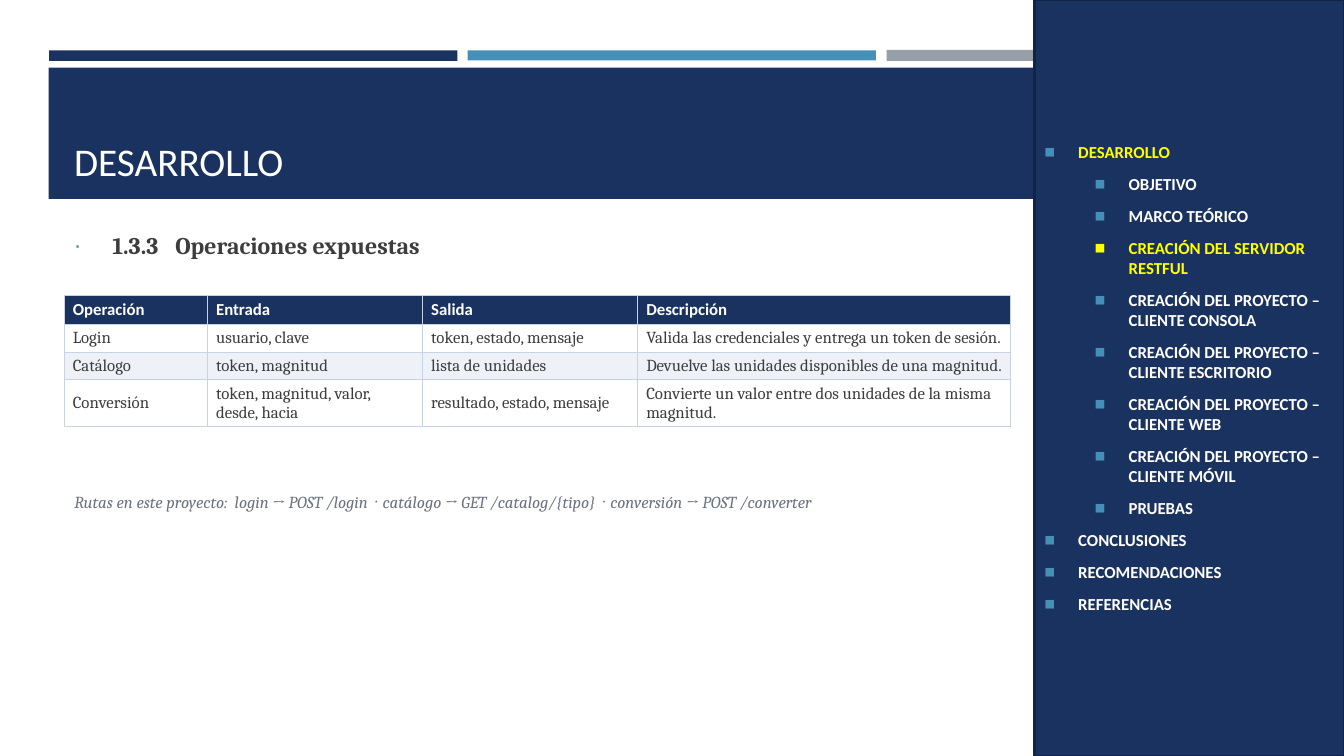
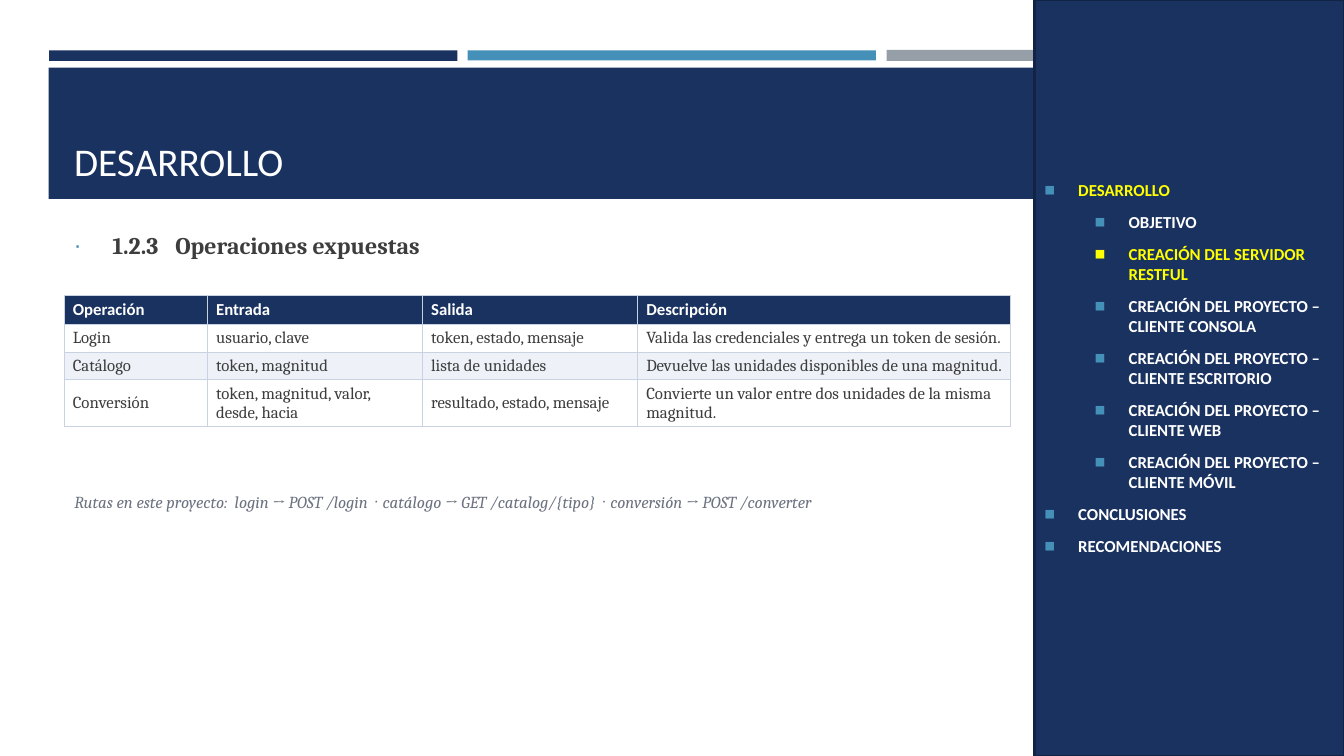
Before and after one commit to IMarcusDev/TI.1.4.-PAO202651_RESTFUL_DOTNET_SINBDD_NRC_36883_GR04, a slide deck: slide 6 of 05. DOCUMENTACION/PRESENTACION TI.1.4. RESTFUL sin BDD en DOTNET GR4.pptx (slide 10 before the commit). Drawn at 1344x756 pixels with LibreOffice and Linux fonts; fonts in the diff are those of the drawing. Boxes give left, top, right and bottom in pixels: in the first picture for what was removed or moved away, otherwise in the second. Text is boxed around its words. In the diff, an @@ line names an element or a change of style, - is before the commit and + after.

```diff
--- a/05. DOCUMENTACION/PRESENTACION TI.1.4. RESTFUL sin BDD en DOTNET GR4.pptx
+++ b/05. DOCUMENTACION/PRESENTACION TI.1.4. RESTFUL sin BDD en DOTNET GR4.pptx
@@ text in rectangle at bbox=[1129, 209, 1249, 222]: paragraph removed @@
-  ◼ MARCO TEÓRICO
@@ text at bbox=[112, 237, 420, 259]: text changed @@
-∙ 1.3.3 Operaciones expuestas
+∙ 1.2.3 Operaciones expuestas
@@ text in rectangle at bbox=[1129, 503, 1193, 514]: paragraph removed @@
-  ◼ PRUEBAS
@@ text in rectangle at bbox=[1078, 599, 1172, 610]: paragraph removed @@
-◼ REFERENCIAS
```
Also in this commit, not shown: 21 other slides changed, 7 slides removed.
